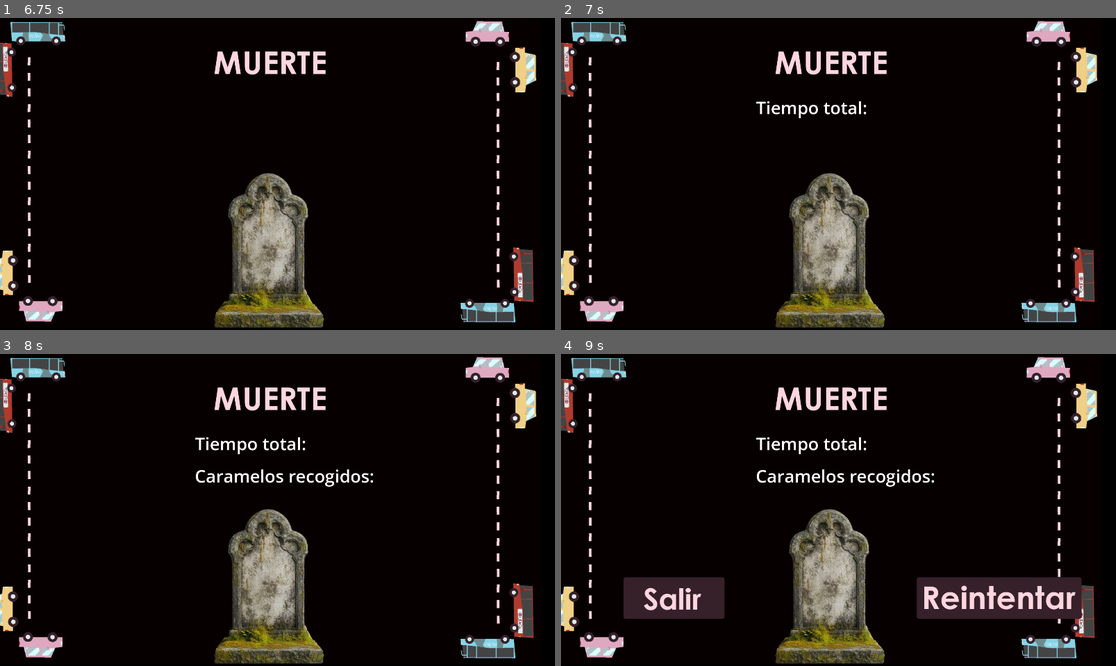
Above: before the commit, frames 1-4 (two rows, left to right).
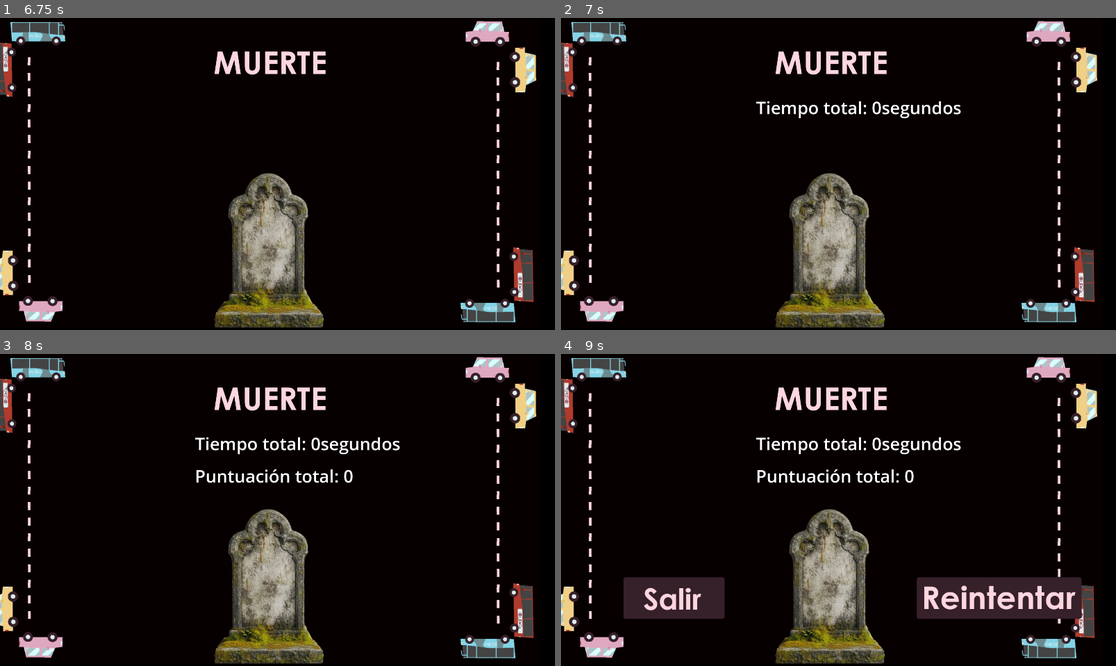
Above: after the commit, the same moments.

Repository: Mantequill/RadiDelta
Game: Godot game, scene res://02_scenes/05_others/04_screens/dead.tscn
Same seed, same stepped clock (60 frames per second), same inputs: the game is played once before the commit and once after it. This scene is started directly instead of the project's main scene. The engine's default icon, where the game draws it, is replaced by a stand-in: a white triangle on a blue panel in a dark square. Sound files missing from this copy of the repository are replaced by a short silence.
Inputs:
- Up to frame 1 (6.75 s): tap Enter at 0.5, 2, 3.5 s; hold Right 0.53-1.28 s; hold E 0.53-1.28 s; tap Space at 1.25, 2.75, 4.25 s; hold Down 1.28-2.03 s; tap Q every 1.5 s from 1.35 to 5.85 s; hold Right 2.03-2.78 s; hold E 2.03-2.78 s; hold Up 2.78-3.53 s; hold E 3.53-4.28 s; hold Left 3.53-5.03 s; hold Down 5.03-5.78 s; hold E 5.03-5.78 s; hold Right 5.78-6.53 s; hold Up from 6.53 s (still down); hold E from 6.53 s (still down)
- Up to frame 2 (7 s): keep holding Up; keep holding E
- Up to frame 3 (8 s): release Up at 7.28 s; release E at 7.28 s; hold Right from 7.28 s (still down); tap Q at 7.35 s
- Up to frame 4 (9 s): release Right at 8.03 s; hold Down 8.03-8.78 s; hold E 8.03-8.78 s; hold Left from 8.78 s (still down); tap Q at 8.85 s

Frame 1 is identical in both runs. In frame 2, 0.3% of the frame differs, in the area x 56-73%, y 26-33%; in frame 3, 1.0%, in the area x 35-73%, y 26-43%; in frame 4, 1.0%.
Error before the commit: Attempt to call function 'stop' in base 'null instance' on a null instance. (res://02_scenes/05_others/04_screens/dead.gd:6)

Commit message:
Musica good

Diff:
--- a/radi-delta/02_scenes/05_others/04_screens/dead.gd
+++ b/radi-delta/02_scenes/05_others/04_screens/dead.gd
@@ -2,11 +2,13 @@
 
 @onready var musica_jam_epica_01: AudioStreamPlayer = $MusicaJamEpica01
 
+var puntuaciónTotal = Global.caramelos * Global.tiempo
+
 func _ready():
-	$MusicaJamEpica01.stop()
+	Global.pararMusica()
 	$Muerte.play()
-	$Label2.set_text("Tiempo total:" + str(Global.tiempo))
-	$Label3.set_text("Caramelos recogidos:" + str(Global.caramelos))
+	$Label2.set_text("Tiempo total: " + str(Global.tiempo) + "segundos")
+	$Label3.set_text("Puntuación total: " + str(puntuaciónTotal))
 func _on_exit_pressed() -> void:
 	get_tree().quit()
 
@@ -14,4 +16,5 @@
 func _on_retry_pressed() -> void:
 	Global.caramelos = 0
 	Global.tiempo = 0
+	Global.playMusica()
 	get_tree().change_scene_to_file("res://02_scenes/03_levels/main.tscn")
--- a/radi-delta/global.gd
+++ b/radi-delta/global.gd
@@ -2,3 +2,8 @@
 
 var tiempo: int
 var caramelos: int
+
+func pararMusica():
+	$MusicaJamEpica01.stop()
+func playMusica():
+	$MusicaJamEpica01.play()
